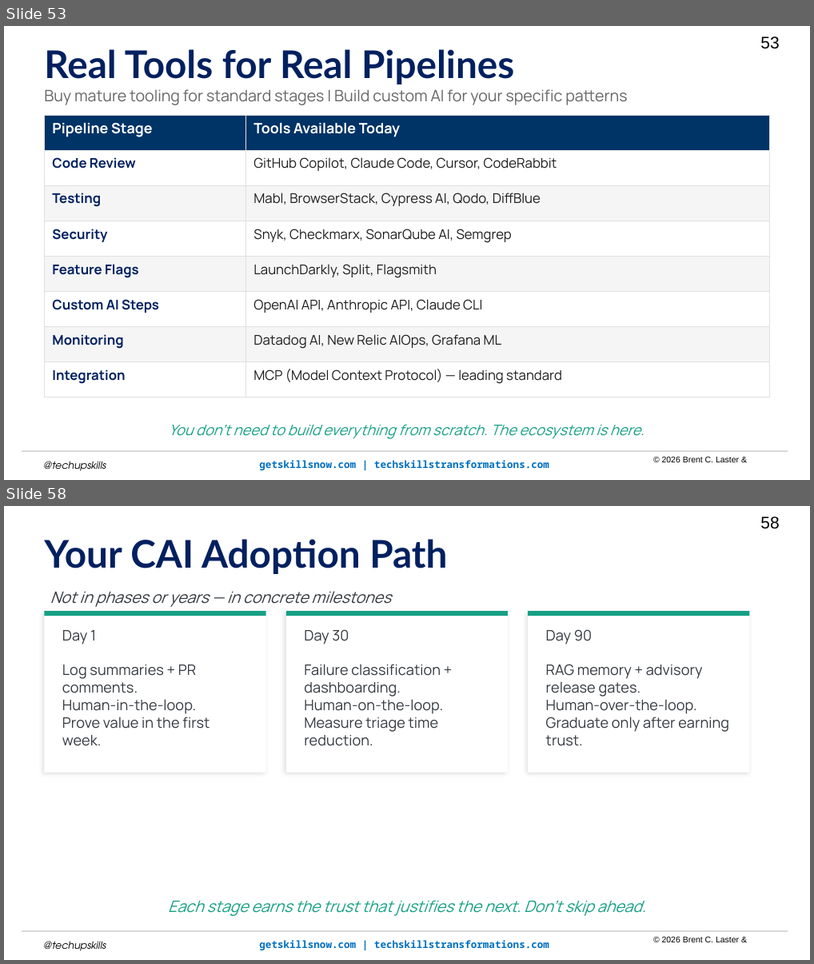
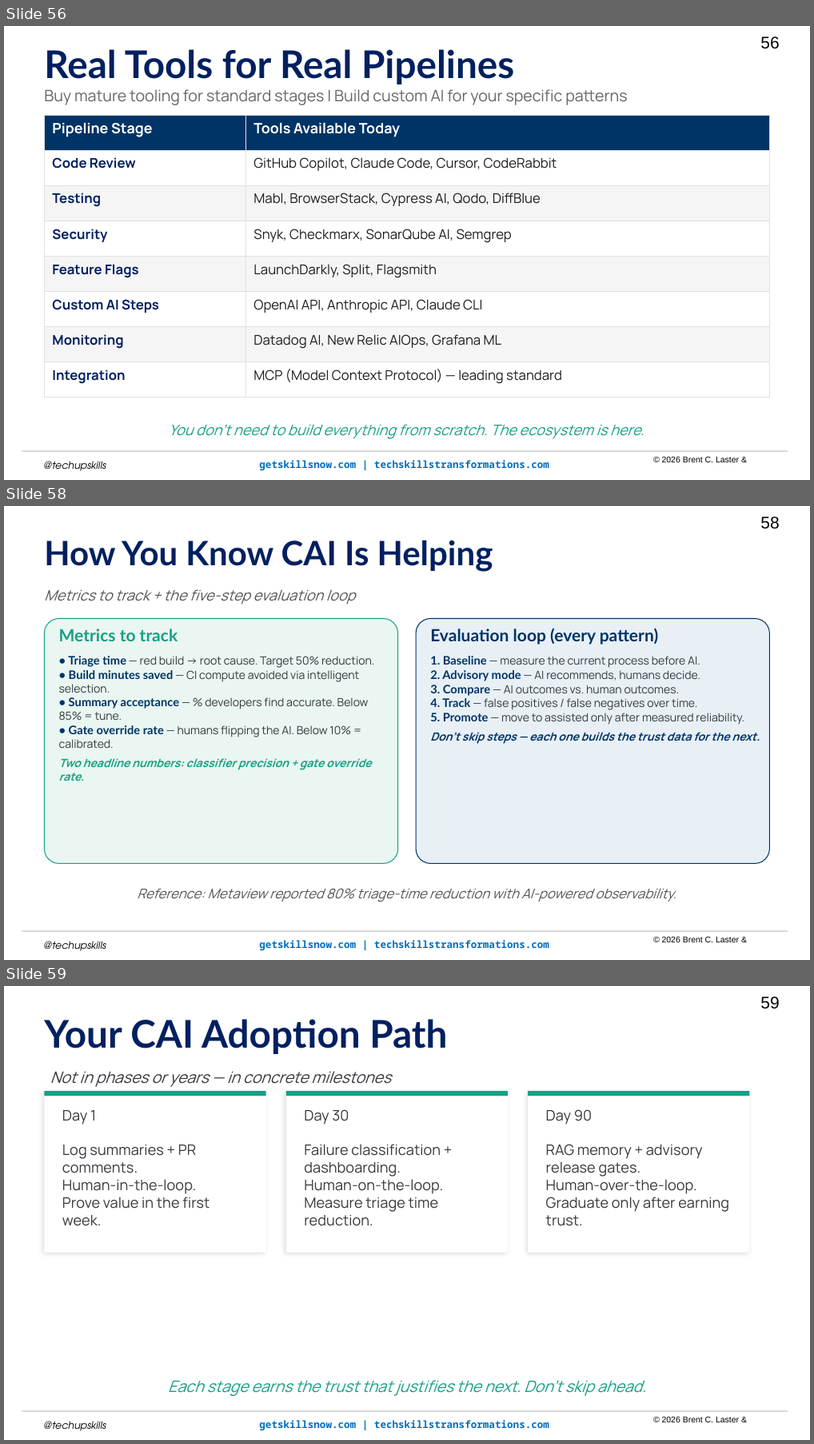
Before and after one commit to brentlaster/arc-of-ai-talks, a slide deck: cai/cicd-cai.pptm. Shown one above the other, each under a label of ours: slides 53 and 58 before the commit, slides 56, 58 and 59 after it; the slides between them are not shown. The pictures are 814x964 and 814x1444 pixels, drawn with LibreOffice and Linux fonts; fonts in the diff are those of the drawing; background and template pictures are left out. Boxes give left, top, right and bottom in pixels: in the first picture for what was removed or moved away, otherwise in the second. Text is boxed around its words. In the diff, an @@ line names an element or a change of style, - is before the commit and + after.

```diff
--- a/cai/cicd-cai.pptm
+++ b/cai/cicd-cai.pptm
@@ slide 58 added at (x1=4, y1=506, x2=810, y2=960), background picture (left out); not listed: 5 template elements that a slide beside it also shows @@
@@ text added at (x1=44, y1=540, x2=494, y2=572), 40 pt, text #002060, bold @@
+How You Know CAI Is Helping
@@ text added at (x1=44, y1=589, x2=356, y2=604), 17.3 pt, text #555555, italic @@
+Metrics to track + the five-step evaluation loop
@@ rounded rectangle added at (x1=45, y1=619, x2=398, y2=864), fill #EAF6F1, outline #16A085 1 pt @@
@@ rounded rectangle added at (x1=416, y1=619, x2=770, y2=864), fill #E8F0F6, outline #003366 1 pt @@
@@ text added at (x1=59, y1=628, x2=374, y2=780), 13.3 pt, text #343A40 @@
+Metrics to track
+• Triage time — red build → root cause. Target 50% reduction.
+• Build minutes saved — CI compute avoided via intelligent selection.
+• Summary acceptance — % developers find accurate. Below 85% = tune.
+• Gate override rate — humans flipping the AI. Below 10% = calibrated.
+Two headline numbers: classifier precision + gate override rate.
@@ text added at (x1=430, y1=628, x2=760, y2=744), 13.3 pt, text #343A40 @@
+Evaluation loop (every pattern)
+1. Baseline — measure the current process before AI.
+2. Advisory mode — AI recommends, humans decide.
+3. Compare — AI outcomes vs. human outcomes.
+4. Track — false positives / false negatives over time.
+5. Promote — move to assisted only after measured reliability.
+Don’t skip steps — each one builds the trust data for the next.
@@ text added at (x1=137, y1=888, x2=676, y2=902), 16 pt, text #555555, italic @@
+Reference: Metaview reported 80% triage-time reduction with AI-powered observability.
@@ what was slide 53 is now slide 56 @@
@@ page number at (x1=761, y1=36, x2=779, y2=49): text changed @@
-53
+56
@@ what was slide 58 is now slide 59 @@
@@ page number at (x1=761, y1=996, x2=779, y2=1009): text changed @@
-58
+59
```
Also in this commit, not shown: 5 slides changed, 3 other slides added, 3 slides removed, 1 other file.
